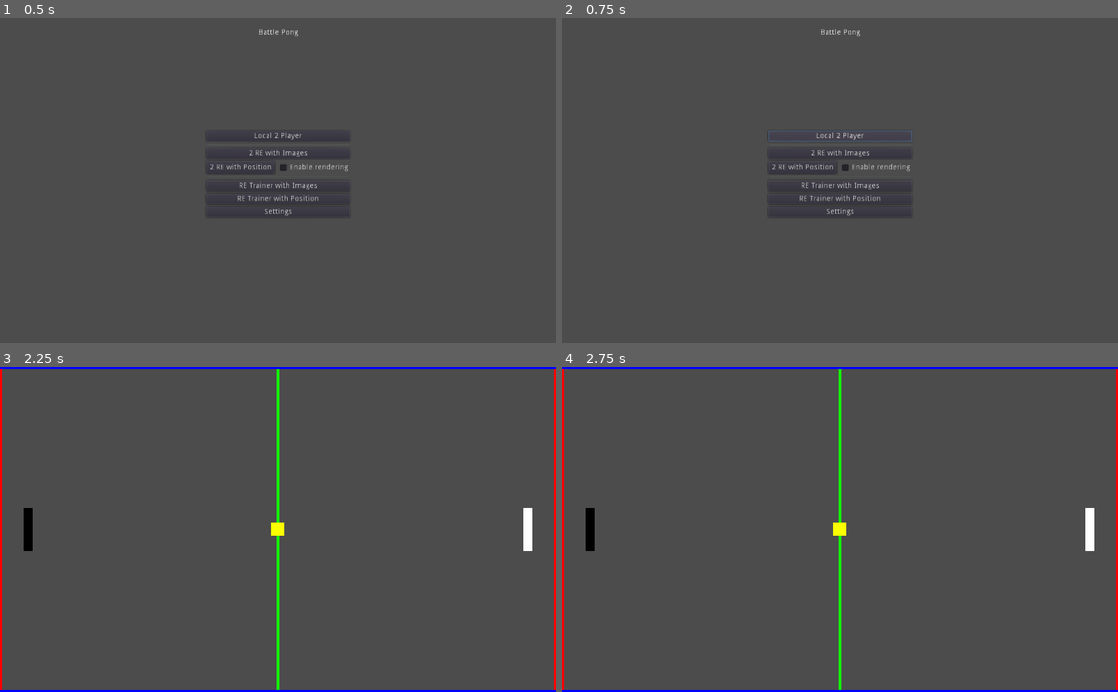
Above: before the commit, frames 1-4 (two rows, left to right).
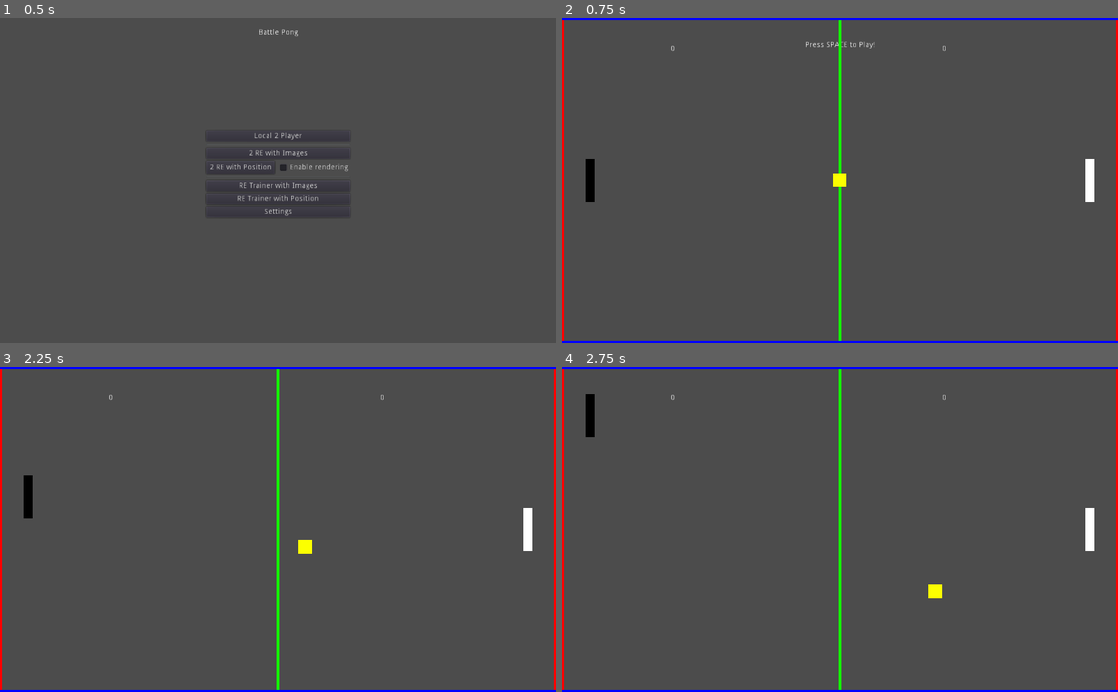
Above: after the commit, the same moments.

Repository: Usatas/Battle-Pong
Game: Godot game, scene res://MainMenu.tscn
Two runs of this game, one before a commit and one after it. Both use one fixed random seed, a clock stepped at 60 frames per second and the inputs below.
Inputs (mouse positions are in pixels of both pictures, inside the frame that each line leads up to):
- Up to frame 1 (0.5 s): no input
- Up to frame 2 (0.75 s): click "Local 2 Player" at 0.5 s
- Up to frame 3 (2.25 s): click (278, 503) at 1.25 s, where only the run before the commit has a clickable "2 RE with Images"; tap Space (start_game) at 2, 2.1 s; move the mouse to (400, 513) at 2.02 s; hold W (player_one_up) from 2.03 s (still down); click (400, 513) at 2.17 s
- Up to frame 4 (2.75 s): keep holding W (player_one_up)

Frame 1 is identical in both runs. In frame 2, 4.0% of the frame differs, in the area x 0-100%, y 0-100%; in frame 3, 0.5%; in frame 4, 0.6%.

Commit message:
Local 2 Player Modus implementiert, bei dem zwei Menschen lokal an einem Computer gegeneinander spielen können. Damit der Spielfluss möglichst fluessig ist wird eine PLaytime per Step von 0.01 empfohlen

Diff:
--- a/Battle Pong/GameSettings.gd
+++ b/Battle Pong/GameSettings.gd
@@ -3,6 +3,7 @@
 export var rendering_enabled = false
 export var learn_with_images = true
 export var trainings_mode_enabled = false
+export var local_two_player = false
 
 # Constant values !!!! Keep always up to date !!!
 var display_window_width = 1024
--- a/Battle Pong/Main.gd
+++ b/Battle Pong/Main.gd
@@ -51,21 +51,26 @@
         $Player1Score.hide()
         $Player2Score.hide()
 
-    # Connect base signals to get notified of new client connections,
-    # disconnections, and disconnect requests.
-    _server.connect("client_connected", self, "_connected")
-    _server.connect("client_disconnected", self, "_disconnected")
-    _server.connect("client_close_request", self, "_close_request")
-    # This signal is emitted when not using the Multiplayer API every time a
-    # full packet is received.
-    # Alternatively, you could check get_peer(PEER_ID).get_available_packets()
-    # in a loop for each connected peer.
-    _server.connect("data_received", self, "_on_data")
-    # Start listening on the given port.
-    var server_err = _server.listen(port)
-    if server_err != OK:
-        print("Unable to start server")
-        set_process(false)
+    if( $"/root/GameSettings".local_two_player):
+        $LocalTwoPlayerTimer.wait_time = $"/root/GameSettings".game_playtime_per_step
+        $LocalTwoPlayerTimer.start()
+
+    else:
+        # Connect base signals to get notified of new client connections,
+        # disconnections, and disconnect requests.
+        _server.connect("client_connected", self, "_connected")
+        _server.connect("client_disconnected", self, "_disconnected")
+        _server.connect("client_close_request", self, "_close_request")
+        # This signal is emitted when not using the Multiplayer API every time a
+        # full packet is received.
+        # Alternatively, you could check get_peer(PEER_ID).get_available_packets()
+        # in a loop for each connected peer.
+        _server.connect("data_received", self, "_on_data")
+        # Start listening on the given port.
+        var server_err = _server.listen(port)
+        if server_err != OK:
+            print("Unable to start server")
+            set_process(false)
 
     set_ball()
     $PlayerOne.start($StartPositionPlayerOne.position)
@@ -384,3 +389,12 @@
     ball.set_pause(false)
     $PlayerOne.set_pause(false)
     $PlayerTwo.set_pause(false)
+
+
+func _on_LocalTwoPlayerTimer_timeout():
+    unpause()
+    $PlayerOne.run(game_playtime_per_step)
+    $PlayerTwo.run(game_playtime_per_step)
+    ball.run(game_playtime_per_step)
+    timeout()
+    pass # Replace with function body.
--- a/Battle Pong/Main.tscn
+++ b/Battle Pong/Main.tscn
@@ -82,5 +82,9 @@
 
 [node name="WallBottom" parent="." instance=ExtResource( 3 )]
 position = Vector2( 0, 600 )
+
+[node name="LocalTwoPlayerTimer" type="Timer" parent="."]
+wait_time = 0.01
 [connection signal="hit" from="PlayerTwo" to="." method="_on_PlayerTwo_hit"]
 [connection signal="hit" from="PlayerOne" to="." method="_on_PlayerOne_hit"]
+[connection signal="timeout" from="LocalTwoPlayerTimer" to="." method="_on_LocalTwoPlayerTimer_timeout"]
--- a/Battle Pong/MainMenu.gd
+++ b/Battle Pong/MainMenu.gd
@@ -12,6 +12,10 @@
 
 
 func _on_but_local_two_player_pressed():
+    $"/root/GameSettings".rendering_enabled = true
+    $"/root/GameSettings".learn_with_images = false
+    $"/root/GameSettings".local_two_player = true;
+    get_tree().change_scene("res://Main.tscn")
     pass # Replace with function body.
 
 
